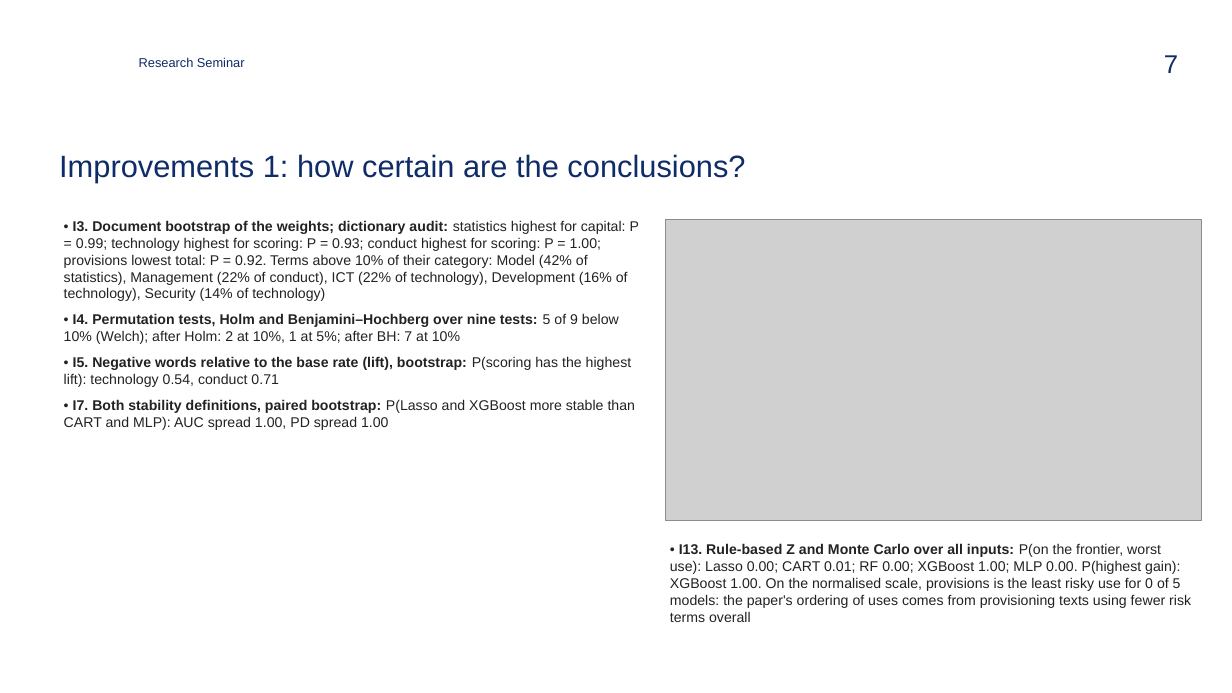
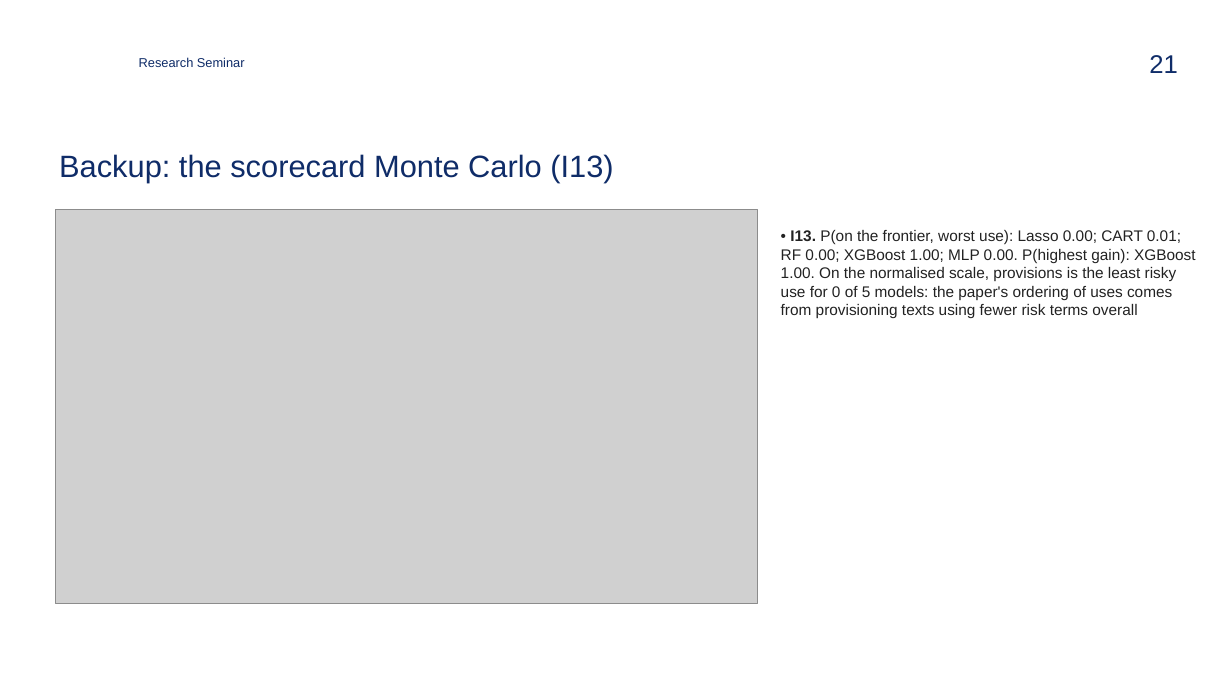
Before and after one commit to zavaz5/ml-model-risk, a slide deck: slide 21 of docs/presentation.pptx (slide 7 before the commit). Drawn at 1232x693 pixels with LibreOffice and Linux fonts; fonts in the diff are those of the drawing; grey boxes stand for pictures; background and template pictures are left out. Boxes give left, top, right and bottom in pixels: in the first picture for what was removed or moved away, otherwise in the second. Text is boxed around its words. In the diff, an @@ line names an element or a change of style, - is before the commit and + after.

Commit message:
Rebuild the main slides around the paper's results: one result per slide, paper next to ours
Each of eleven result slides shows the paper's version (cropped from its PDF
or its table) and ours, a green box when they agree or an orange box saying
why they differ, and a blue box with our improvement of that result. Extra
checks beyond the paper's results (appendix factors, the log-input logit,
the three-dataset benchmark, the Monte Carlo chart) move to the backups.
The 15-minute limit is set aside at the team's request (about 17.5 minutes).

```diff
--- a/docs/presentation.pptx
+++ b/docs/presentation.pptx
@@ page number at (x1=1149, y1=55, x2=1178, y2=73): text changed @@
-7
+21
@@ title at (x1=59, y1=154, x2=613, y2=182): text changed @@
-Improvements 1: how certain are the conclusions?
+Backup: the scorecard Monte Carlo (I13)
@@ picture resized from (x1=665, y1=219, x2=1202, y2=520) to (x1=55, y1=210, x2=758, y2=604) @@
@@ text removed at (x1=64, y1=220, x2=639, y2=430) @@
-• I3. Document bootstrap of the weights; dictionary audit: statistics highest for capital: P = 0.99; technology highest for scoring: P = 0.93; conduct highest for scoring: P = 1.00; provisions lowest total: P = 0.92. Terms above 10% of their category: Model (42% of statistics), Management (22% of conduct), ICT (22% of technology), Development (16% of technology), Security (14% of technology)
-• I4. Permutation tests, Holm and Benjamini–Hochberg over nine tests: 5 of 9 below 10% (Welch); after Holm: 2 at 10%, 1 at 5%; after BH: 7 at 10%
-• I5. Negative words relative to the base rate (lift), bootstrap: P(scoring has the highest lift): technology 0.54, conduct 0.71
-• I7. Both stability definitions, paired bootstrap: P(Lasso and XGBoost more stable than CART and MLP): AUC spread 1.00, PD spread 1.00
@@ text at (x1=781, y1=230, x2=1196, y2=318): text changed; size 11 to 12 pt @@
-• I13. Rule-based Z and Monte Carlo over all inputs: P(on the frontier, worst use): Lasso 0.00; CART 0.01; RF 0.00; XGBoost 1.00; MLP 0.00. P(highest gain): XGBoost 1.00. On the normalised scale, provisions is the least risky use for 0 of 5 models: the paper's ordering of uses comes from provisioning texts using fewer risk terms overall
+• I13. P(on the frontier, worst use): Lasso 0.00; CART 0.01; RF 0.00; XGBoost 1.00; MLP 0.00. P(highest gain): XGBoost 1.00. On the normalised scale, provisions is the least risky use for 0 of 5 models: the paper's ordering of uses comes from provisioning texts using fewer risk terms overall
```
Also in this commit, not shown: 8 other slides changed, 6 slides added, 2 slides removed, 5 other files.
